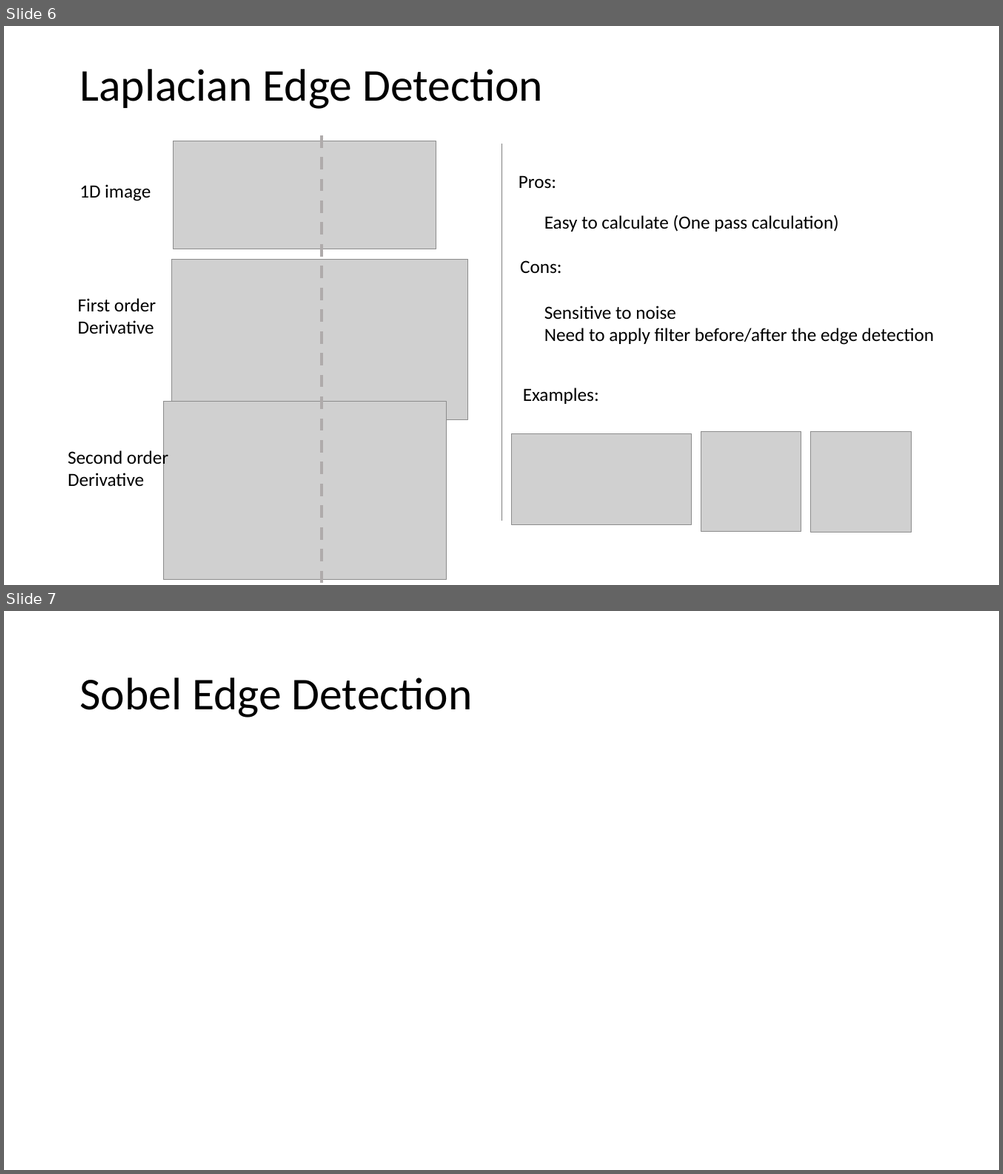
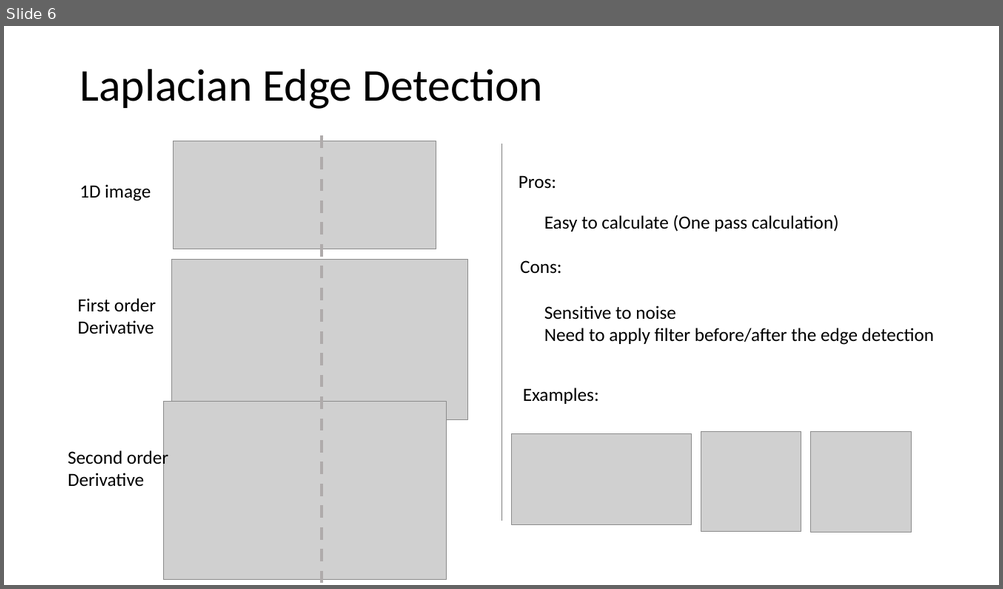
Before and after one commit to rgebhart/nanoBALLS, a slide deck: TechReview_Presentation.pptx. Shown one above the other, each under a label of ours: slides 6 and 7 before the commit, slide 6 after it. The pictures are 1003x1174 and 1003x589 pixels, drawn with LibreOffice and Linux fonts; fonts in the diff are those of the drawing; grey boxes stand for pictures. Boxes give left, top, right and bottom in pixels: in the first picture for what was removed or moved away, otherwise in the second. Text is boxed around its words. In the diff, an @@ line names an element or a change of style, - is before the commit and + after.

```diff
--- a/TechReview_Presentation.pptx
+++ b/TechReview_Presentation.pptx
@@ slide 7 removed at (x1=4, y1=611, x2=999, y2=1170), background #FFFFFF @@
@@ title removed at (x1=79, y1=678, x2=472, y2=718) @@
-Sobel Edge Detection
```
Also in this commit, not shown: 1 slide changed, 1 slide added.
